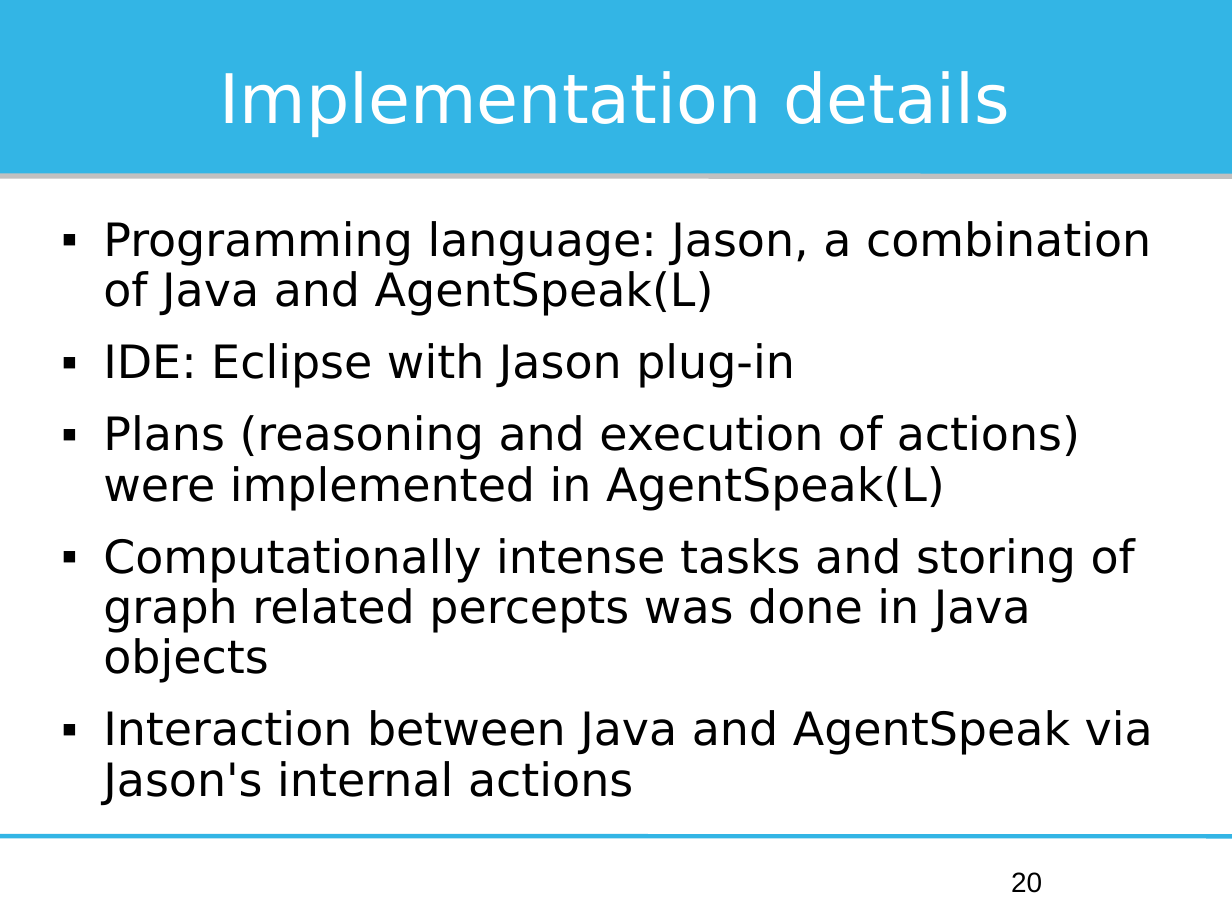
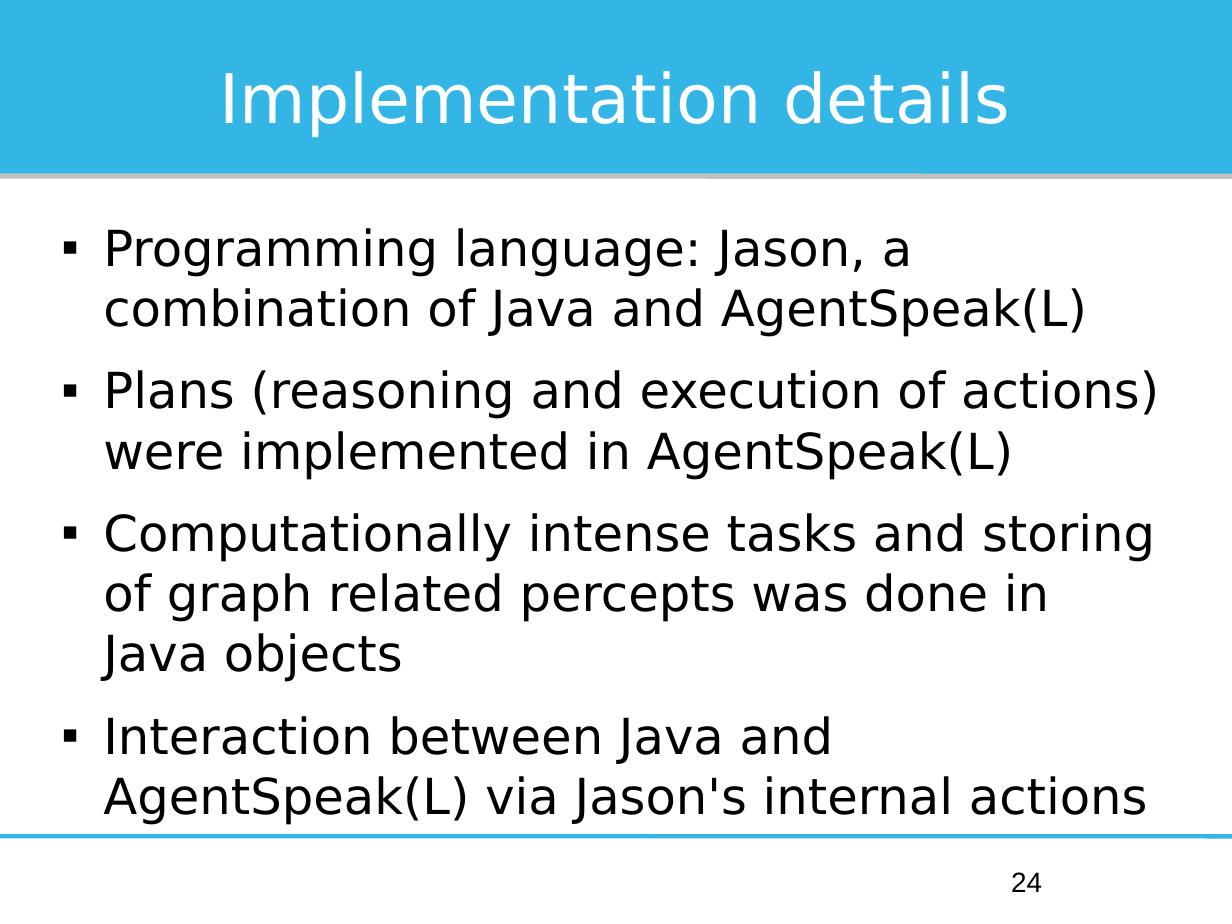
Before and after one commit to Institute-Web-Science-and-Technologies/mapc, a slide deck: slide 24 of Oberseminar/presentation.odp (slide 20 before the commit). Drawn at 1232x924 pixels with LibreOffice and Linux fonts; fonts in the diff are those of the drawing. Boxes give left, top, right and bottom in pixels: in the first picture for what was removed or moved away, otherwise in the second. Text is boxed around its words. In the diff, an @@ line names an element or a change of style, - is before the commit and + after.

```diff
--- a/Oberseminar/presentation.odp
+++ b/Oberseminar/presentation.odp
@@ text at box(103, 228, 1159, 682): size 29.6 to 32 pt in "Programming language: Jason, a combination of Java ...", "Plans (reasoning and execution of actions) were ...", "Computationally intense tasks and storing of graph ..."; line spacing 0.91 to 1.01 @@
@@ text at box(103, 343, 795, 388): paragraph removed @@
-▪ IDE: Eclipse with Jason plug-in
@@ text at box(103, 716, 1148, 825): text changed; size 29.6 to 32 pt @@
-▪ Interaction between Java and AgentSpeak via Jason's internal actions
+▪ Interaction between Java and AgentSpeak(L) via Jason's internal actions
@@ page number at box(1011, 872, 1042, 892): text changed @@
-20
+24
```
Also in this commit, not shown: 10 other slides changed, 4 slides added, 1 other file.
